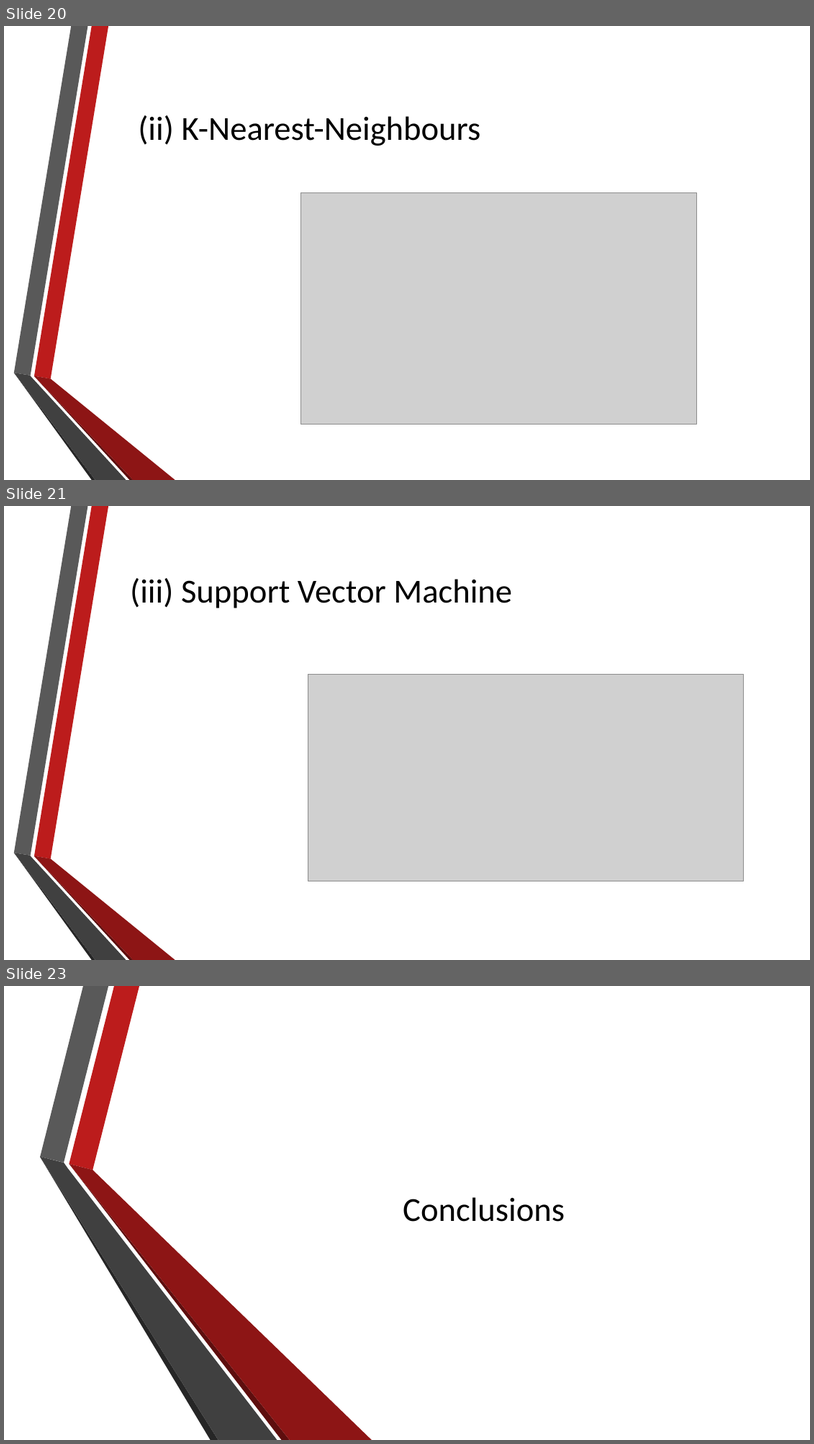
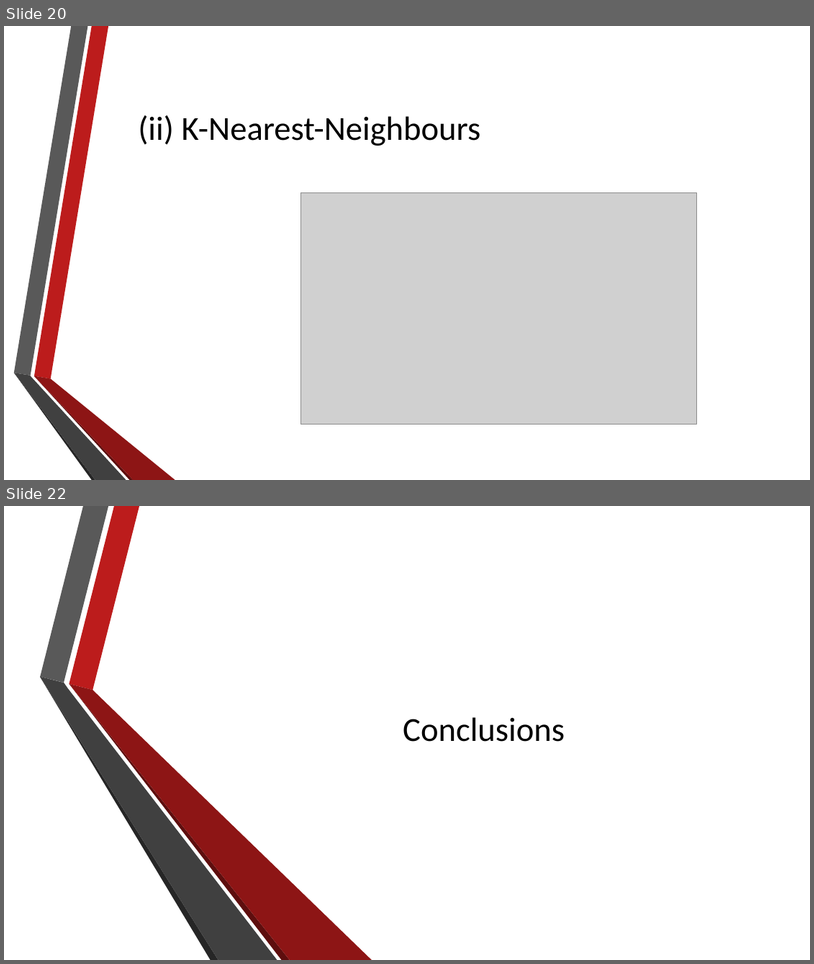
Before and after one commit to shubhamg199630/heart_disease_detection, a slide deck: Presentation.pptx. Shown one above the other, each under a label of ours: slides 20, 21 and 23 before the commit, slides 20 and 22 after it; the slides between them are not shown. The pictures are 814x1444 and 814x964 pixels, drawn with LibreOffice and Linux fonts; fonts in the diff are those of the drawing; grey boxes stand for pictures; background and template pictures are left out. Boxes give left, top, right and bottom in pixels: in the first picture for what was removed or moved away, otherwise in the second. Text is boxed around its words. In the diff, an @@ line names an element or a change of style, - is before the commit and + after.

```diff
--- a/Presentation.pptx
+++ b/Presentation.pptx
@@ slide 21 removed at bbox=[4, 506, 810, 960], background picture (left out); not listed: 6 template elements that a slide beside it also shows @@
@@ title removed at bbox=[130, 578, 512, 608] @@
-(iii) Support Vector Machine
@@ picture removed at bbox=[309, 674, 744, 881] @@
@@ what was slide 23 is now slide 22 @@
```
Also in this commit, not shown: 3 slides changed, 1 other slide removed.
